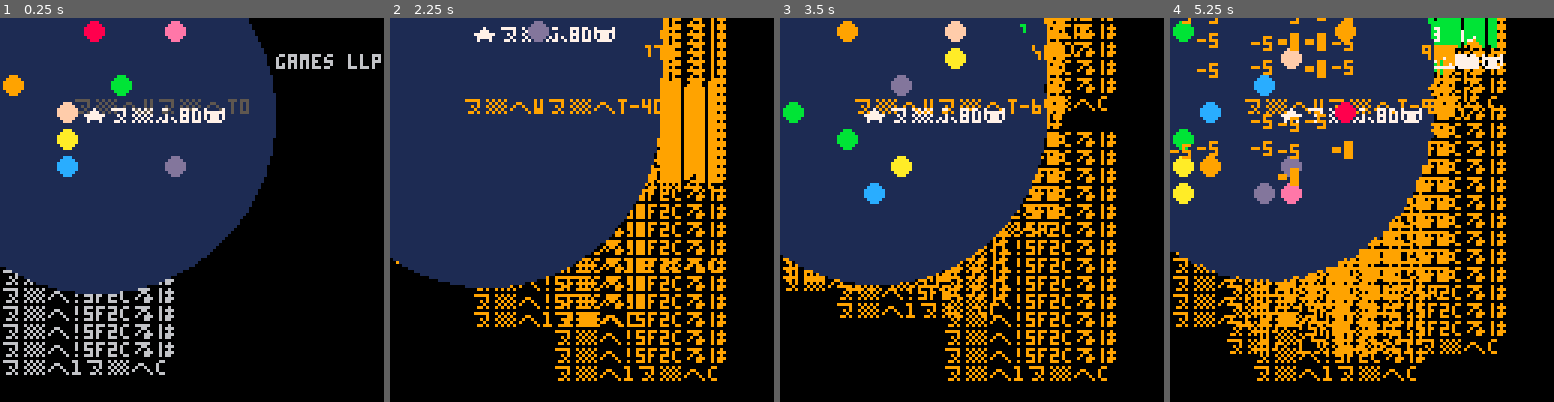
Above: before the commit, frames 1-4 (left to right).
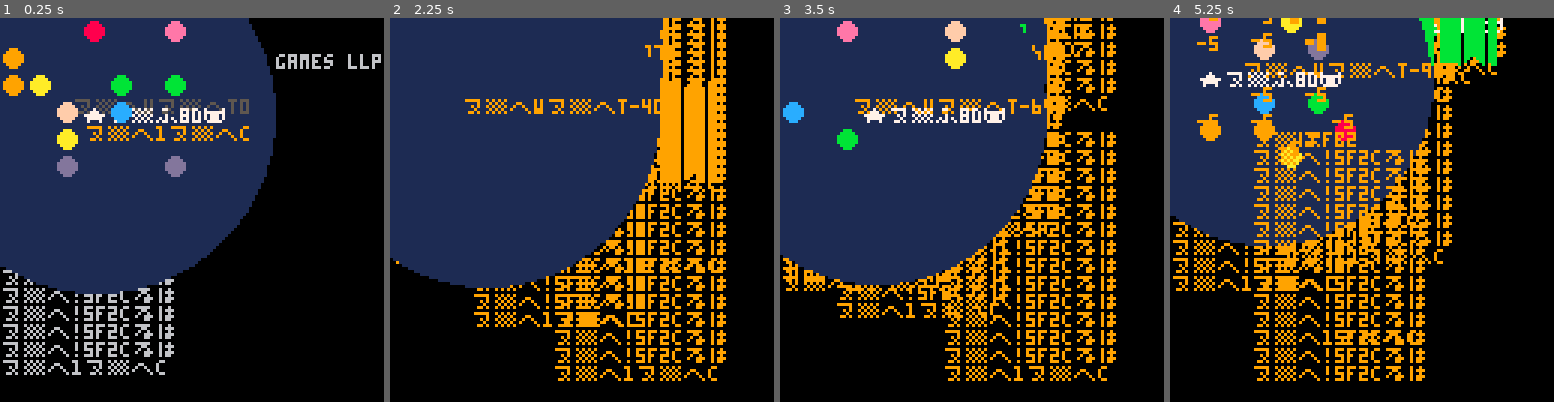
Above: after the commit, the same moments.

Repository: pancelor/bubble-cat
Game: PICO-8 cartridge min.p8
Same seed, same stepped clock (60 frames per second), same inputs: the game is played once before the commit and once after it.
Inputs:
- Up to frame 1 (0.25 s): no input
- Up to frame 2 (2.25 s): tap X (X key) at 0.33, 1.07, 1.85 s; tap O (Z key) at 0.7, 1.7, 2.1 s; hold Right 1.6-2.1 s; hold Up from 2.15 s (still down)
- Up to frame 3 (3.5 s): release Up at 2.42 s; hold Right 2.47-3.03 s; tap O (Z key) at 2.5, 2.9, 3.3 s; tap X (X key) at 2.97 s; hold Left from 3.08 s (still down)
- Up to frame 4 (5.25 s): release Left at 3.58 s; hold Down 3.63-3.97 s; tap O (Z key) every 0.4 s from 3.7 to 4.9 s; hold Right 4.02-4.68 s; tap X (X key) at 4.08, 5.2 s; hold Up 4.73-5.03 s; hold Left from 5.08 s (still down)

The runs differ from the first frame. In frame 1, 1.7% of the frame differs, in the area x 0-65%, y 7-42%; in frame 2, 0.8%; in frame 3, 1.1%; in frame 4, 29%, in the area x 0-88%, y 0-95%.

Commit message:
huge savings; 596

Diff:
--- a/min.lua
+++ b/min.lua
@@ -10,7 +10,7 @@
 ty=abs(px-3)>3or abs(py-3)>3?"★⁵8d🐱",px*9+1,py*9+3,7
 for j=#bn,1,-1do
 i=bn[j]d=qq and"-5"b=i\7*9a=i%7*9rf(a+4,b+4,3,j|8)
-if(py==b\9and a\9==px)ty=del(bn,i)d="+1"?"⁷d"
+if(py*7+px==i)ty=del(bn,i)d="+1"?"⁷d"
 if(#bn<1)d="+10"qq="⁷cg"
 if(d)add(fl,{d,a,b,d*11})sz+=d
 end
